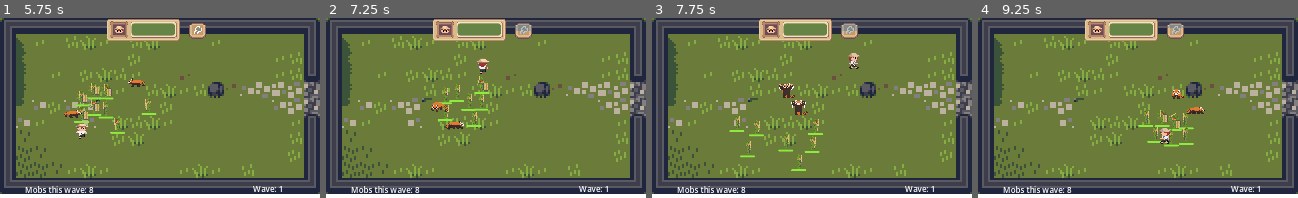
Above: before the commit, frames 1-4 (left to right).
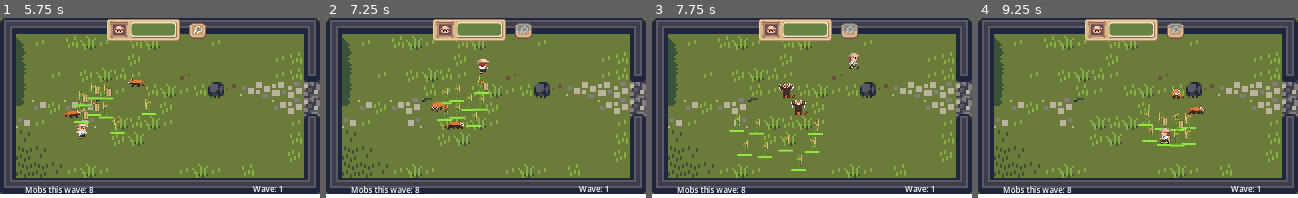
Above: after the commit, the same moments.

Repository: ThermobladeStudios/Town-One-2023
Game: Godot game, scene res://Worlds/World.tscn
Same seed, same stepped clock (60 frames per second), same inputs: the game is played once before the commit and once after it.
Inputs (mouse positions are in pixels of both pictures, inside the frame that each line leads up to):
- Up to frame 1 (5.75 s): tap Enter at 0.5, 1.35, 2.85, 4.35 s; move the mouse to (230, 99) at 0.52 s; hold D (Right) 0.53-1.28 s; hold Enter 0.53-1.28 s; move the mouse to (96, 117) at 1.27 s; hold S (Down) 1.28-2.03 s; move the mouse to (192, 68) at 2.02 s; hold D (Right) 2.03-2.78 s; hold Enter 2.03-2.78 s; move the mouse to (144, 144) at 2.77 s; hold W (Up) 2.78-3.53 s; move the mouse to (256, 135) at 3.52 s; hold Enter 3.53-4.28 s; hold A (Left) 3.53-5.03 s; move the mouse to (64, 81) at 4.27 s; move the mouse to (176, 108) at 5.02 s; hold S (Down) from 5.03 s (still down); hold Enter from 5.03 s (still down)
- Up to frame 2 (7.25 s): move the mouse to (438, 63) at 5.77 s; release S (Down) at 5.78 s; release Enter at 5.78 s; hold D (Right) 5.78-6.53 s; tap Enter at 5.85 s; move the mouse to (556, 99) at 6.52 s; hold W (Up) from 6.53 s (still down); hold Enter from 6.53 s (still down)
- Up to frame 3 (7.75 s): move the mouse to (748, 117) at 7.27 s; release W (Up) at 7.28 s; release Enter at 7.28 s; hold D (Right) from 7.28 s (still down); tap Enter at 7.35 s
- Up to frame 4 (9.25 s): move the mouse to (1170, 68) at 8.02 s; release D (Right) at 8.03 s; hold S (Down) 8.03-8.78 s; hold Enter 8.03-8.78 s; move the mouse to (1122, 144) at 8.77 s; hold A (Left) from 8.78 s (still down); tap Enter at 8.85 s

Frame 1 is identical in both runs. In frame 2, 0.2% of the frame differs, in the area x 34-44%, y 46-58%; in frame 3, 0.6%; in frame 4, 1.3%, in the area x 50-69%, y 50-72%.
Error after the commit: Invalid access to property or key 'HighBodyFatPercentagePanda' on a base object of type 'Nil'. (res://Panda/Panda.gd:82)

Commit message:
Added Panda Selection Code

Diff:
--- /dev/null
+++ b/Card.tscn
@@ -0,0 +1,104 @@
+[gd_scene load_steps=8 format=3 uid="uid://bt7nxs8f71o5l"]
+
+[ext_resource type="Theme" uid="uid://w55kc8jbfbix" path="res://Theme.tres" id="1_7ctyr"]
+[ext_resource type="Script" path="res://Card.gd" id="2_b1udh"]
+[ext_resource type="Texture2D" uid="uid://biw0emxxqslvt" path="res://Assets/RedPanda.png" id="3_k1mug"]
+[ext_resource type="Texture2D" uid="uid://c3oe8smorg5ew" path="res://Assets/Icons.png" id="4_g0lu7"]
+
+[sub_resource type="Gradient" id="Gradient_krjxh"]
+colors = PackedColorArray(0.329412, 0.360784, 0.396078, 1, 0.509804, 0.556863, 0.596078, 1)
+
+[sub_resource type="GradientTexture2D" id="GradientTexture2D_8m4rc"]
+gradient = SubResource("Gradient_krjxh")
+fill_from = Vector2(1, 1)
+fill_to = Vector2(0, 0)
+
+[sub_resource type="StyleBoxTexture" id="StyleBoxTexture_ipeqd"]
+texture = SubResource("GradientTexture2D_8m4rc")
+
+[node name="Card1" type="Button"]
+offset_right = 100.0
+offset_bottom = 150.0
+theme = ExtResource("1_7ctyr")
+theme_override_styles/normal = SubResource("StyleBoxTexture_ipeqd")
+script = ExtResource("2_b1udh")
+
+[node name="Border" type="Panel" parent="."]
+layout_mode = 0
+offset_right = 100.0
+offset_bottom = 150.0
+theme = ExtResource("1_7ctyr")
+
+[node name="Name" type="Label" parent="."]
+layout_mode = 0
+offset_left = 3.0
+offset_top = 4.0
+offset_right = 97.0
+offset_bottom = 19.0
+text = "Name"
+horizontal_alignment = 1
+vertical_alignment = 1
+
+[node name="Element" type="Label" parent="."]
+layout_mode = 0
+offset_left = 3.0
+offset_top = 14.0
+offset_right = 97.0
+offset_bottom = 25.0
+theme_override_font_sizes/font_size = 5
+text = "Panda: Element"
+horizontal_alignment = 1
+
+[node name="Attack" type="Label" parent="."]
+layout_mode = 0
+offset_left = 21.0
+offset_top = 110.0
+offset_right = 46.0
+offset_bottom = 124.0
+theme_override_font_sizes/font_size = 7
+text = "5"
+
+[node name="AnimationPlayer" type="AnimationPlayer" parent="."]
+
+[node name="Speed" type="Label" parent="."]
+layout_mode = 0
+offset_left = 60.0
+offset_top = 110.0
+offset_right = 87.0
+offset_bottom = 124.0
+theme_override_font_sizes/font_size = 7
+text = "10"
+
+[node name="Description" type="Label" parent="."]
+layout_mode = 0
+offset_left = 2.0
+offset_top = 119.0
+offset_right = 96.0
+offset_bottom = 147.0
+theme = ExtResource("1_7ctyr")
+theme_override_font_sizes/font_size = 5
+text = "A red panda that swipes quickly to incapacitate enemies"
+horizontal_alignment = 1
+vertical_alignment = 1
+autowrap_mode = 3
+
+[node name="Image" type="Sprite2D" parent="."]
+position = Vector2(49, 65)
+scale = Vector2(2.5, 2.5)
+texture = ExtResource("3_k1mug")
+region_enabled = true
+region_rect = Rect2(0, 0, 32, 32)
+
+[node name="AttackIcon" type="Sprite2D" parent="."]
+position = Vector2(14, 115)
+texture = ExtResource("4_g0lu7")
+region_enabled = true
+region_rect = Rect2(0, 0, 8, 8)
+
+[node name="SpeedIcon" type="Sprite2D" parent="."]
+position = Vector2(53, 115)
+texture = ExtResource("4_g0lu7")
+region_enabled = true
+region_rect = Rect2(8, 0, 8, 8)
+
+[connection signal="pressed" from="." to="." method="_on_pressed"]
--- a/Data/PandaBambooData.json
+++ b/Data/PandaBambooData.json
@@ -1,15 +1,26 @@
 {
-	"HighBodyFatPercentagePanda": {
+	"Giant Panda": {
+		"Rarity": "Common",
 		"Health": 200,
 		"Attack": 30,
+		"Speed": 70
 		"CoolDown": 15,
-		"Description": "A giant panda that attacks slowly with great force"
+		"Description": "A giant panda that attacks slowly with great force."
 	},
-	"RedPanda": {
+	"Red Panda": {
+		"Rarity": "Rare",
 		"Health": 200,
 		"Attack": 10,
+		"Speed": 100,
 		"CoolDown": 5,
-		"Description": "A red panda that swipes quickly to incapacitate enemies"
+		"Description": "A red panda that swipes quickly to incapacitate enemies."
+	},
+	"Hero Panda": {
+		"Rarity": "Legendary",
+		"Attack": 50,
+		"Speed": 120
+		"CoolDown": 5,
+		"Description": "100 push-ups! 100 sit-ups, 100 squats! Then a 10 Kilometer run!"
 	},
 	"Bamboo": {
 		"Health": 100,
--- a/PandaSelection.tscn
+++ b/PandaSelection.tscn
@@ -1,23 +1,8 @@
-[gd_scene load_steps=11 format=3 uid="uid://blh6ckwjbtqvm"]
+[gd_scene load_steps=9 format=3 uid="uid://blh6ckwjbtqvm"]
 
 [ext_resource type="Theme" uid="uid://w55kc8jbfbix" path="res://Theme.tres" id="1_4xs5k"]
-
-[sub_resource type="Gradient" id="Gradient_e8gco"]
-colors = PackedColorArray(0.329412, 0.360784, 0.396078, 1, 0.509804, 0.556863, 0.596078, 1)
-
-[sub_resource type="GradientTexture2D" id="GradientTexture2D_8m4rc"]
-gradient = SubResource("Gradient_e8gco")
-fill_from = Vector2(1, 1)
-fill_to = Vector2(0, 0)
-
-[sub_resource type="StyleBoxTexture" id="StyleBoxTexture_1j65r"]
-texture = SubResource("GradientTexture2D_8m4rc")
-
-[sub_resource type="PlaceholderTexture2D" id="PlaceholderTexture2D_32gm7"]
-
-[sub_resource type="PlaceholderTexture2D" id="PlaceholderTexture2D_lmr0t"]
-
-[sub_resource type="PlaceholderTexture2D" id="PlaceholderTexture2D_1jgcm"]
+[ext_resource type="PackedScene" uid="uid://bt7nxs8f71o5l" path="res://Card.tscn" id="1_hue7v"]
+[ext_resource type="Texture2D" uid="uid://biw0emxxqslvt" path="res://Assets/RedPanda.png" id="3_04vv1"]
 
 [sub_resource type="Gradient" id="Gradient_bsr8k"]
 colors = PackedColorArray(0.337255, 0.368627, 0.501961, 1, 0.317647, 0.635294, 0.705882, 1)
@@ -30,6 +15,10 @@
 [sub_resource type="StyleBoxTexture" id="StyleBoxTexture_m315h"]
 texture = SubResource("GradientTexture2D_yibx3")
 
+[sub_resource type="PlaceholderTexture2D" id="PlaceholderTexture2D_lmr0t"]
+
+[sub_resource type="PlaceholderTexture2D" id="PlaceholderTexture2D_1jgcm"]
+
 [node name="Control" type="Control"]
 layout_mode = 3
 anchors_preset = 15
@@ -38,98 +27,22 @@
 grow_horizontal = 2
 grow_vertical = 2
 
-[node name="Card1" type="Button" parent="."]
+[node name="Card1" parent="." instance=ExtResource("1_hue7v")]
 layout_mode = 0
-offset_left = 200.0
-offset_top = 105.0
-offset_right = 300.0
-offset_bottom = 255.0
-theme = ExtResource("1_4xs5k")
-theme_override_styles/normal = SubResource("StyleBoxTexture_1j65r")
+offset_left = 223.0
+offset_top = 107.0
+offset_right = 323.0
+offset_bottom = 257.0
 
-[node name="Border" type="Panel" parent="Card1"]
+[node name="Card3" parent="." instance=ExtResource("1_hue7v")]
 layout_mode = 0
-offset_right = 100.0
-offset_bottom = 150.0
-theme = ExtResource("1_4xs5k")
-
-[node name="TextureRect" type="TextureRect" parent="Card1"]
-layout_mode = 0
-offset_left = 9.0
-offset_top = 26.0
-offset_right = 89.0
-offset_bottom = 106.0
-texture = SubResource("PlaceholderTexture2D_32gm7")
-
-[node name="Name" type="Label" parent="Card1"]
-offset_left = 3.0
-offset_top = 4.0
-offset_right = 97.0
-offset_bottom = 19.0
-text = "Name"
-horizontal_alignment = 1
-vertical_alignment = 1
-
-[node name="Element" type="Label" parent="Card1"]
-layout_mode = 0
-offset_left = 3.0
-offset_top = 14.0
-offset_right = 97.0
-offset_bottom = 25.0
-theme_override_font_sizes/font_size = 5
-text = "Panda: Element"
-horizontal_alignment = 1
-
-[node name="Attack" type="Label" parent="Card1"]
-layout_mode = 0
-offset_left = 21.0
-offset_top = 110.0
-offset_right = 46.0
-offset_bottom = 124.0
-theme_override_font_sizes/font_size = 7
-text = "5"
-
-[node name="AnimationPlayer" type="AnimationPlayer" parent="Card1"]
-
-[node name="Speed" type="Label" parent="Card1"]
-layout_mode = 0
-offset_left = 60.0
-offset_top = 110.0
-offset_right = 87.0
-offset_bottom = 124.0
-theme_override_font_sizes/font_size = 7
-text = "10"
-
-[node name="Description" type="Label" parent="Card1"]
-layout_mode = 0
-offset_left = 2.0
-offset_top = 119.0
-offset_right = 96.0
-offset_bottom = 147.0
-theme = ExtResource("1_4xs5k")
-theme_override_font_sizes/font_size = 5
-text = "A red panda that swipes quickly to incapacitate enemies"
-horizontal_alignment = 1
-vertical_alignment = 1
-autowrap_mode = 3
-
-[node name="AttackIcon" type="TextureRect" parent="Card1"]
-layout_mode = 0
-offset_left = 10.0
-offset_top = 111.0
-offset_right = 18.0
-offset_bottom = 119.0
-texture = SubResource("PlaceholderTexture2D_lmr0t")
-
-[node name="SpeedIcon" type="TextureRect" parent="Card1"]
-layout_mode = 0
-offset_left = 49.0
-offset_top = 111.0
-offset_right = 57.0
-offset_bottom = 119.0
-texture = SubResource("PlaceholderTexture2D_1jgcm")
+offset_left = 339.0
+offset_top = 107.0
+offset_right = 439.0
+offset_bottom = 257.0
 
 [node name="Card2" type="Button" parent="."]
+visible = false
 layout_mode = 0
 offset_left = 340.0
 offset_top = 105.0
@@ -150,9 +63,10 @@
 offset_top = 26.0
 offset_right = 89.0
 offset_bottom = 106.0
-texture = SubResource("PlaceholderTexture2D_32gm7")
+texture = ExtResource("3_04vv1")
 
 [node name="Name" type="Label" parent="Card2"]
+layout_mode = 0
 offset_left = 3.0
 offset_top = 4.0
 offset_right = 97.0
Binary file added: Assets/Icons.png
Not shown, added: Assets/Icons.png.import
Not shown: 1 places in Assets/TileMap/TileMap.tres that only renumber resources
